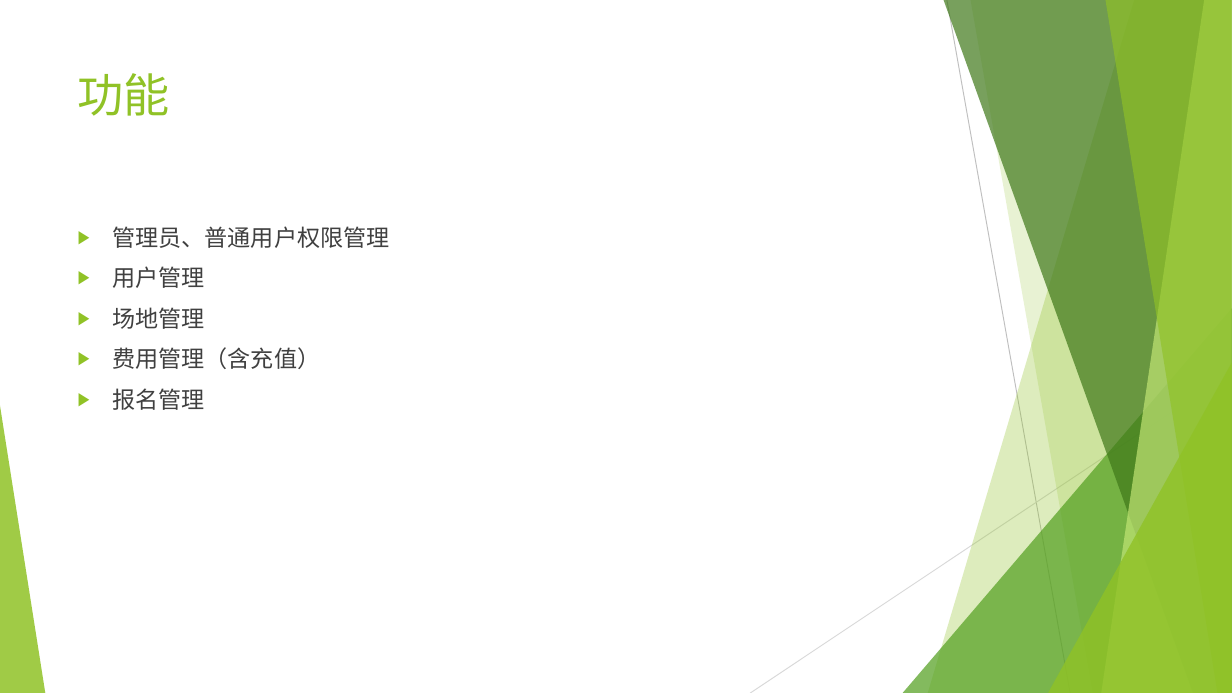
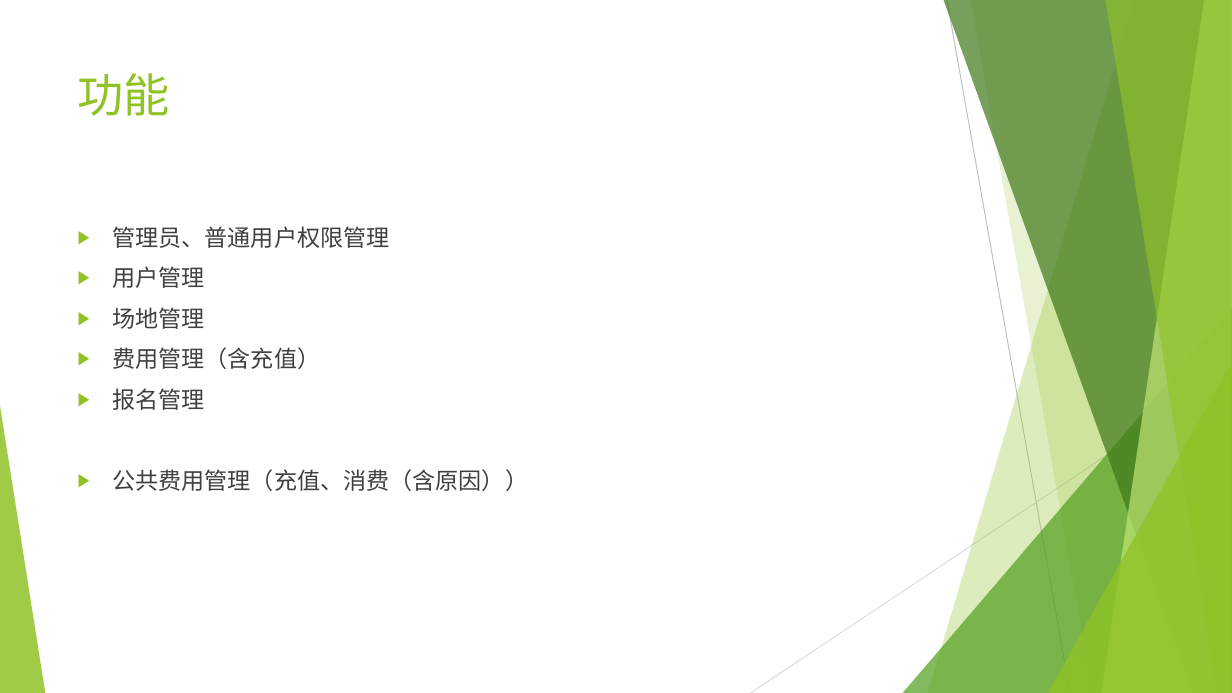
Before and after one commit to xiejieyi-bear/interest_group, a slide deck: slide 2 of doc/兴趣小组管理设计稿.pptx. Drawn at 1232x693 pixels with LibreOffice and Linux fonts; fonts in the diff are those of the drawing. Boxes give left, top, right and bottom in pixels: in the first picture for what was removed or moved away, otherwise in the second. Text is boxed around its words. In the diff, an @@ line names an element or a change of style, - is before the commit and + after.

Commit message:
提交公共费用页面

```diff
--- a/doc/兴趣小组管理设计稿.pptx
+++ b/doc/兴趣小组管理设计稿.pptx
@@ text at box(112, 469, 528, 491): paragraph added @@
+▶ 公共费用管理（充值、消费（含原因））
```
Also in this commit, not shown: 2 other slides changed, 2 slides added, 11 other files.
